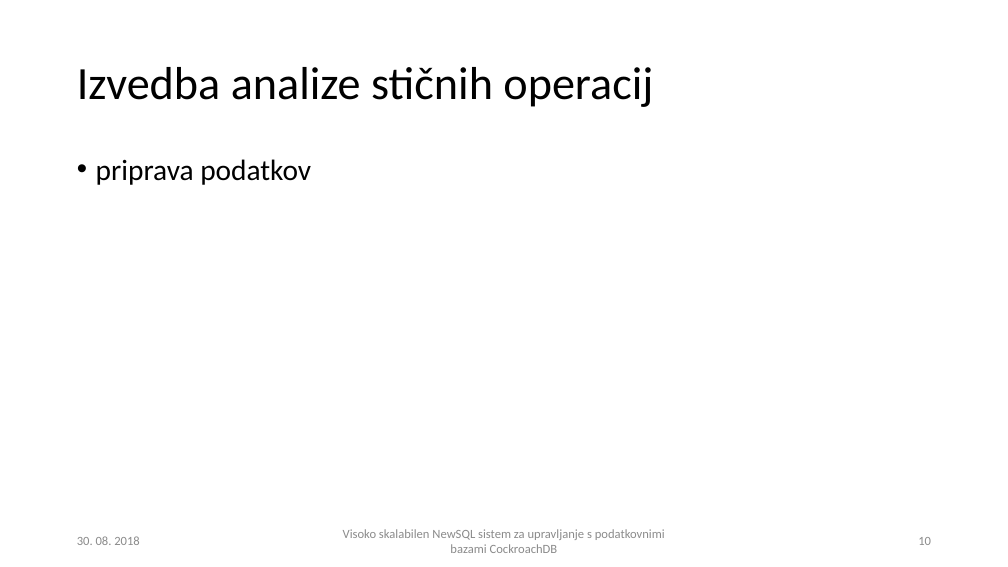
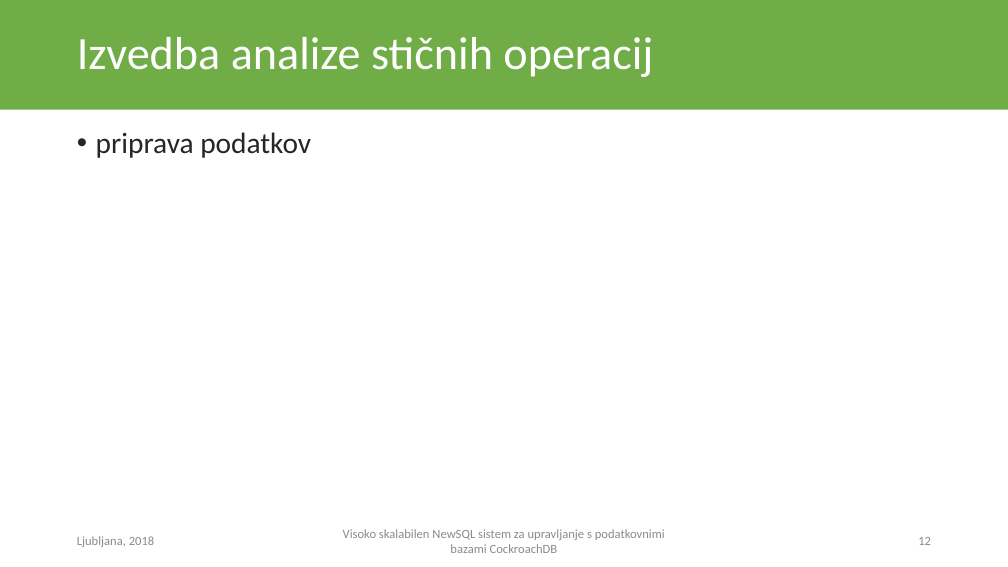
Before and after one commit to arruw/diploma-latex, a slide deck: slide 12 of resources/presentation.pptx (slide 10 before the commit). Drawn at 1008x567 pixels with LibreOffice and Linux fonts; fonts in the diff are those of the drawing. Boxes give left, top, right and bottom in pixels: in the first picture for what was removed or moved away, otherwise in the second. Text is boxed around its words. In the diff, an @@ line names an element or a change of style, - is before the commit and + after.

```diff
--- a/resources/presentation.pptx
+++ b/resources/presentation.pptx
@@ rectangle added at (0,0,1008,110), fill #70AD47 @@
@@ title "Izvedba analize stičnih operacij": place and size @@
-title "Izvedba analize stičnih operacij" at (77,67,653,107)
+title "Izvedba analize stičnih operacij" at (77,37,653,77)
@@ title "Izvedba analize stičnih operacij" at (77,37,653,77): text colour #000000 to #FFFFFF @@
@@ text "priprava podatkov": place and size @@
-text "priprava podatkov" at (96,159,311,185)
+text "priprava podatkov" at (96,132,311,158)
@@ text "priprava podatkov" at (96,132,311,158): text colour #000000 to #262626 @@
@@ text at (77,536,155,547): text changed @@
-30. 08. 2018
+Ljubljana, 2018
@@ page number at (918,537,931,545): text changed @@
-10
+12
```
Also in this commit, not shown: 11 other slides changed, 3 slides added, 7 other files.
